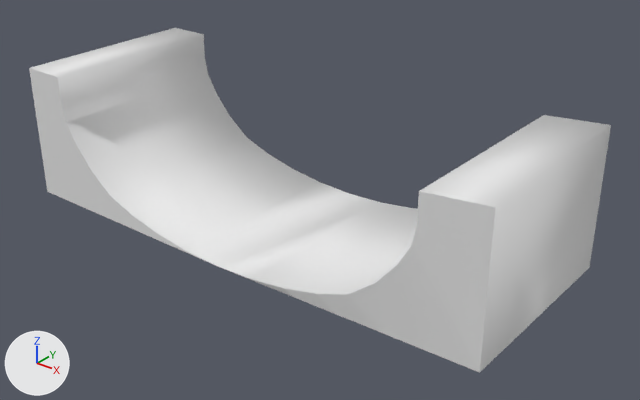
A saved change to the FBX model Assets/Environments/SkatePark/HalfPipe.fbx.
The view is the same before and after, from a 50 mm lens placed at (5.15, -5.94, 4.13), pointed at (0.35, 0.06, 0.41). Every picture has the same lights, and +X, +Y and +Z are marked at lower left. The first picture is the older version. Where no turn or scale is listed for an object, it has been applied to the vertices.
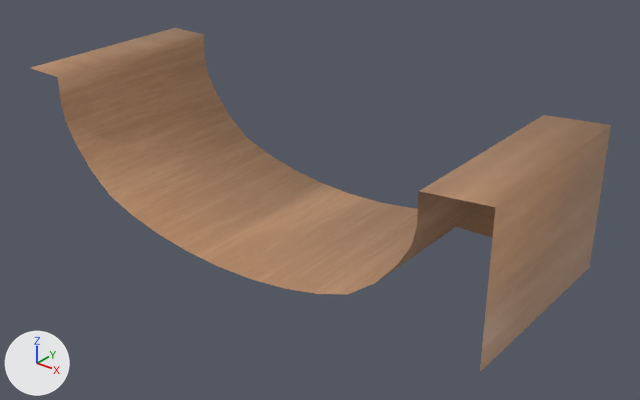
Commit message: Half pipe updates

What the commit changed:
Picture 'RampTexture.png' (img_ramptexture_png) is new.
Material 'Material.001' (mat_material_001) is new.
Its texture is img_ramptexture_png.
me_cylinder_001 is used by ob_cylinder; location (0.0, 0.0, 1.006).
me_cylinder_001 had 66 vertices, 61 faces and spanned x -2.57..2.68, y -1.0..1.06, z -0.98..0.43.
me_cylinder_001 now has 55 vertices, 42 faces and spans x -2.57..2.68, y -1.0..1.06, z -0.98..0.43.
Part 1, on me_cylinder_001:
11 vertices are removed from x -2.57..2.24, y -1.0..-0.95, z -0.98..-0.96.
19 faces are deleted.
me_cylinder_001 part 2: 42 faces spanning x -2.57..2.68, y -1.0..1.06, z -0.98..0.43 switch from no material to mat_material_001 (picture img_ramptexture_png).

What differs and where, as boxes (x1, y1, x2, y2) in the pictures (640 x 400 px):
'Cylinder', reshaped: before (29, 28, 611, 373); after (31, 28, 611, 372)
part 1 of me_cylinder_001, deleted: before (29, 68, 496, 373)
part 2 of me_cylinder_001, recoloured (white to brown): (31, 28, 611, 372) in both
